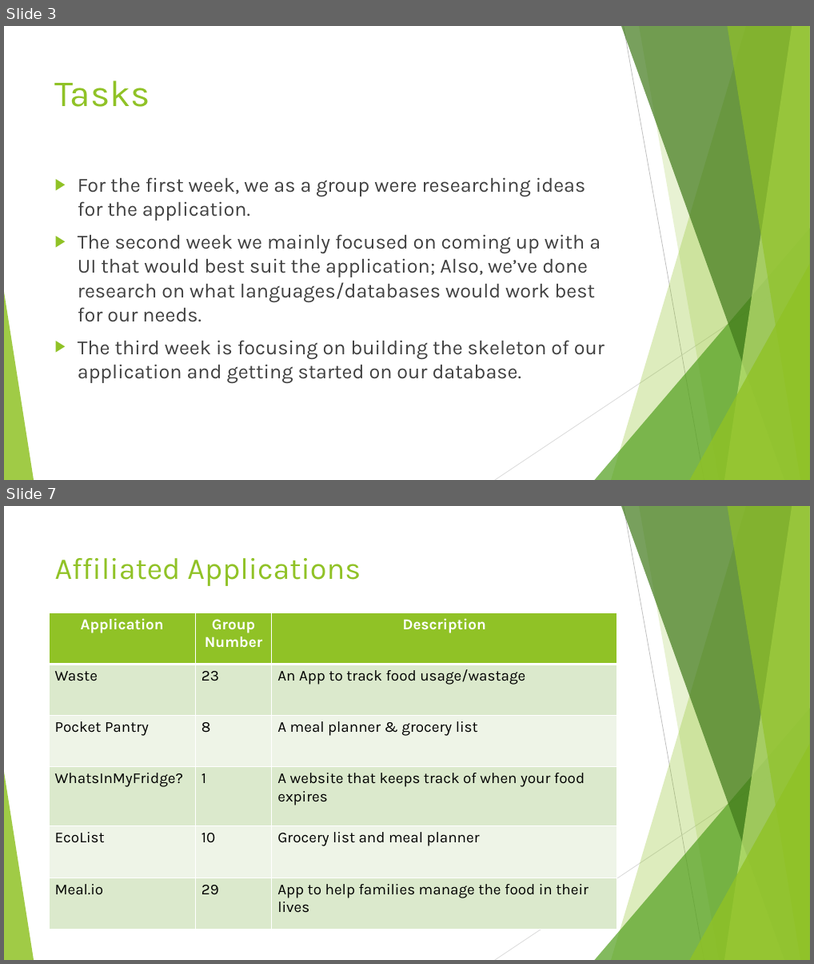
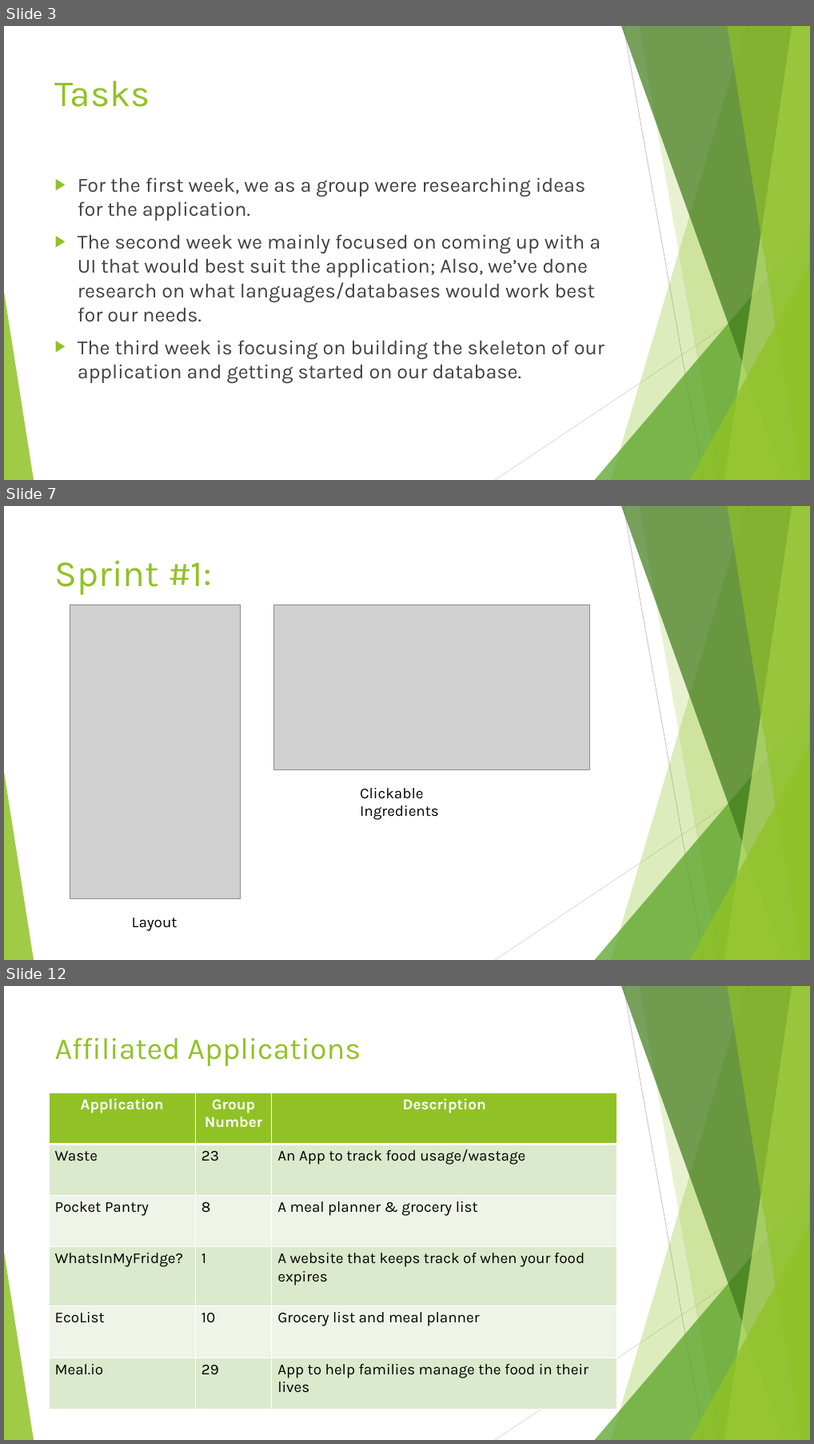
Before and after one commit to AustinBCIT/MVF, a slide deck: Monday May 8th Presentation.pptx. Shown one above the other, each under a label of ours: slides 3 and 7 before the commit, slides 3, 7 and 12 after it; the slides between them are not shown. The pictures are 814x964 and 814x1444 pixels, drawn with LibreOffice and Linux fonts; fonts in the diff are those of the drawing; grey boxes stand for pictures. Boxes give left, top, right and bottom in pixels: in the first picture for what was removed or moved away, otherwise in the second. Text is boxed around its words. In the diff, an @@ line names an element or a change of style, - is before the commit and + after.

```diff
--- a/Monday May 8th Presentation.pptx
+++ b/Monday May 8th Presentation.pptx
@@ slide 7 added at (4,506,810,960), background #FFFFFF; not listed: 10 template elements that a slide beside it also shows @@
@@ title added at (55,560,212,595), 44 pt, text #90C226 @@
+Sprint #1:
@@ picture added at (70,604,240,899) @@
@@ picture added at (274,604,590,769) @@
@@ text added at (360,788,439,820), 18 pt, text #000000 @@
+Clickable Ingredients
@@ text added at (132,917,178,931), 18 pt, text #000000 @@
+Layout
@@ what was slide 7 is now slide 12 @@
```
Also in this commit, not shown: 4 slides changed, 4 other slides added.
